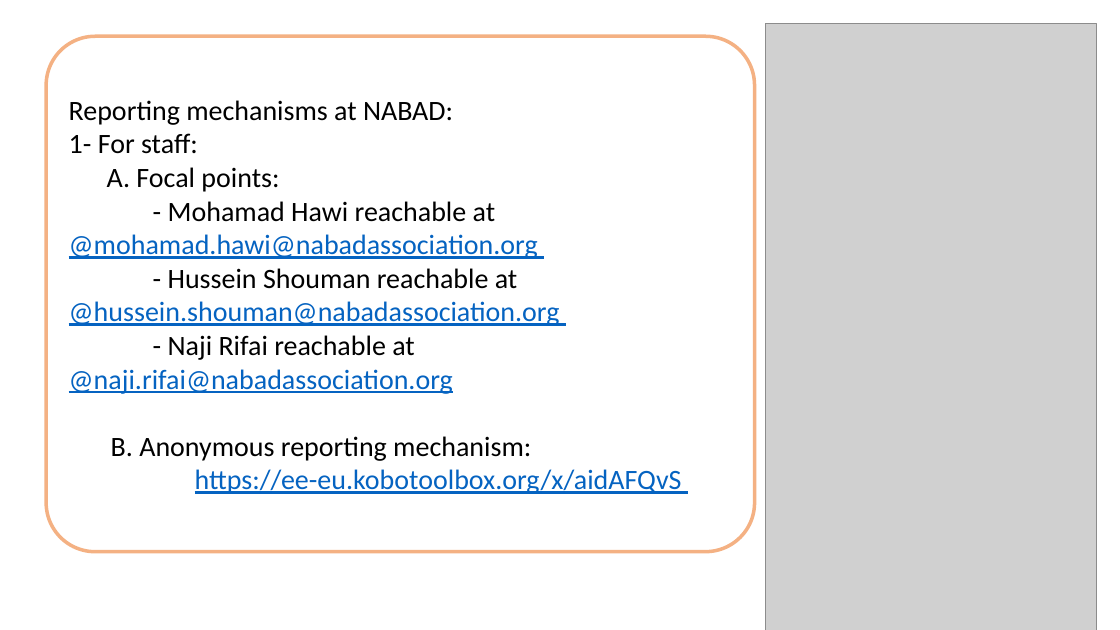
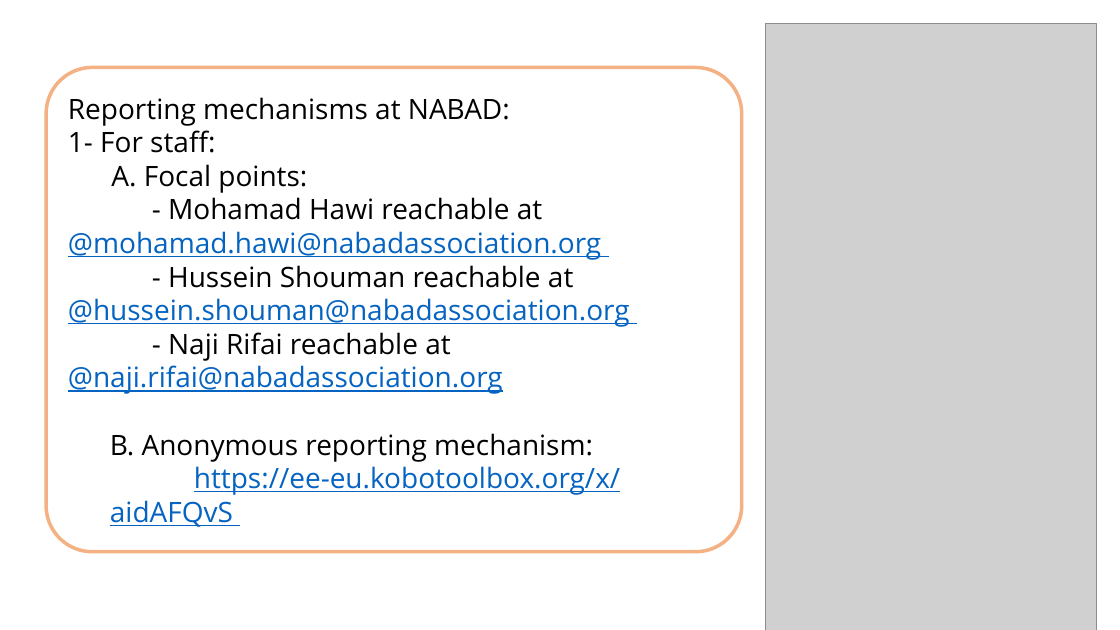
Before and after one commit to Lamasolh/Nabad, a slide deck: slide 2 of safeguarding/en/lessons/report_mechanism.pptx. Drawn at 1120x630 pixels with LibreOffice and Linux fonts; fonts in the diff are those of the drawing; grey boxes stand for pictures; background and template pictures are left out. Boxes give left, top, right and bottom in pixels: in the first picture for what was removed or moved away, otherwise in the second. Text is boxed around its words. In the diff, an @@ line names an element or a change of style, - is before the commit and + after.

```diff
--- a/safeguarding/en/lessons/report_mechanism.pptx
+++ b/safeguarding/en/lessons/report_mechanism.pptx
@@ rounded rectangle "Reporting mechanisms at NABAD:" resized from (x1=46, y1=36, x2=755, y2=552) to (x1=46, y1=67, x2=742, y2=551) @@
@@ rounded rectangle "Reporting mechanisms at NABAD:" at (x1=46, y1=67, x2=742, y2=551): font Calibri to Open Sans @@
```
Also in this commit, not shown: 4 other slides changed, 33 other files.
